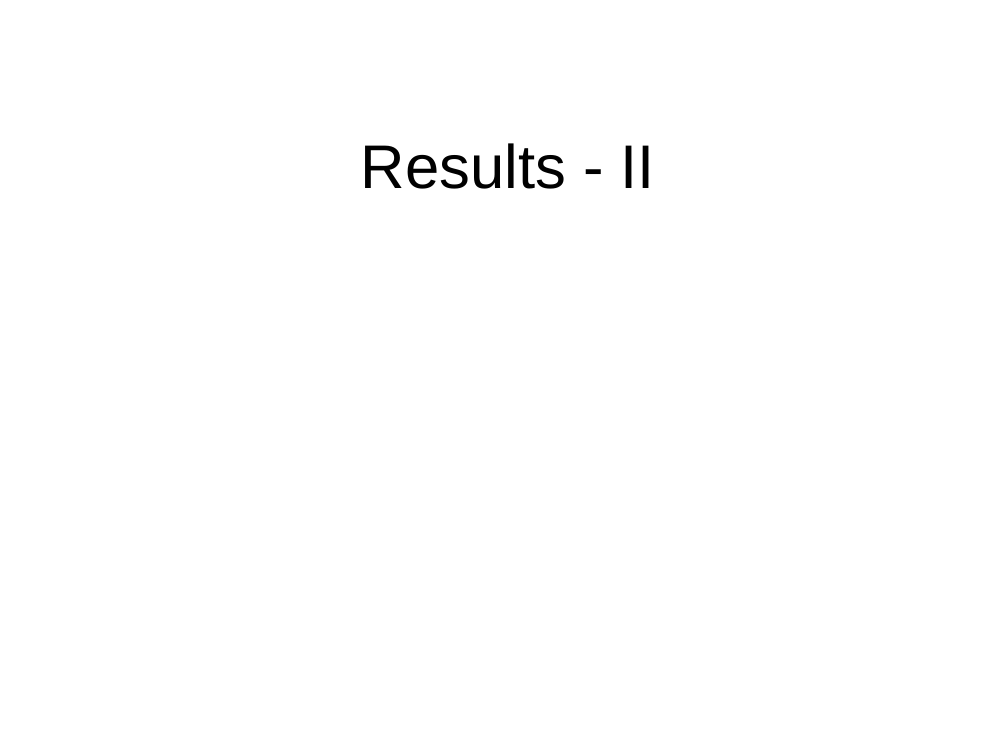
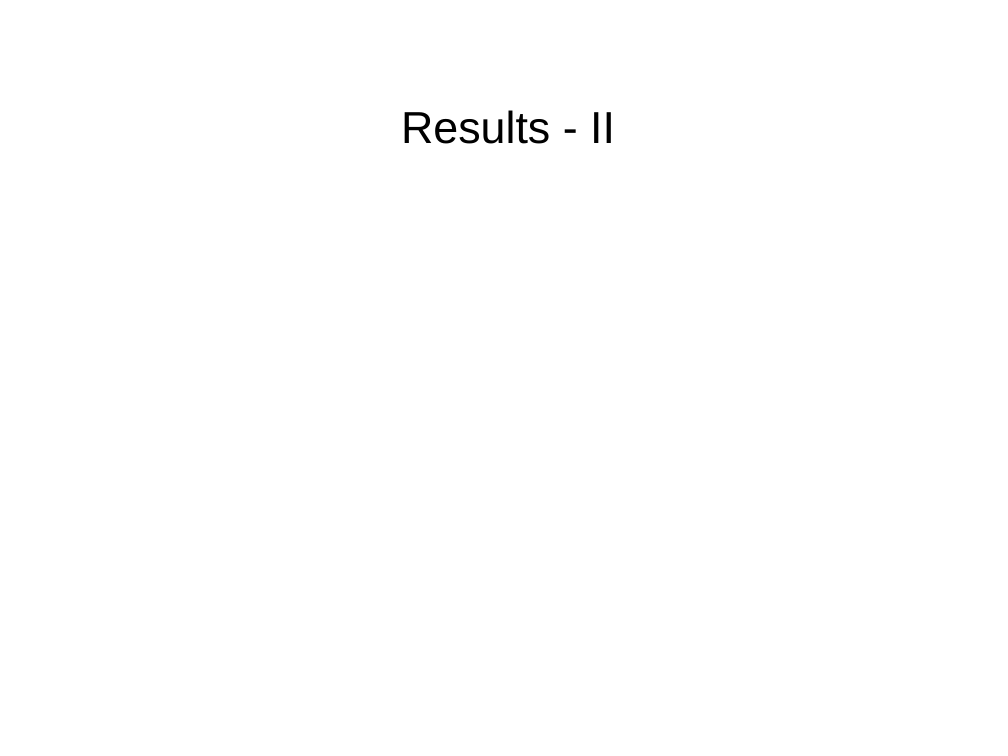
Before and after one commit to SouravChakraborty/CharacterRecognition_ANN, a slide deck: slide 12 of CHARACTER RECOGNITION USING NEURAL NETWORKS.pptx. Drawn at 1008x756 pixels with LibreOffice and Linux fonts; fonts in the diff are those of the drawing; background and template pictures are left out. Boxes give left, top, right and bottom in pixels: in the first picture for what was removed or moved away, otherwise in the second. Text is boxed around its words. In the diff, an @@ line names an element or a change of style, - is before the commit and + after.

```diff
--- a/CHARACTER RECOGNITION USING NEURAL NETWORKS.pptx
+++ b/CHARACTER RECOGNITION USING NEURAL NETWORKS.pptx
@@ title "Results - II": place and size @@
-title "Results - II" at bbox=[361, 143, 655, 189]
+title "Results - II" at bbox=[401, 110, 615, 144]
@@ title "Results - II" at bbox=[401, 110, 615, 144]: size 44 to 32 pt @@
```
Also in this commit, not shown: 2 other slides changed, 1 slide added, 1 slide removed.
